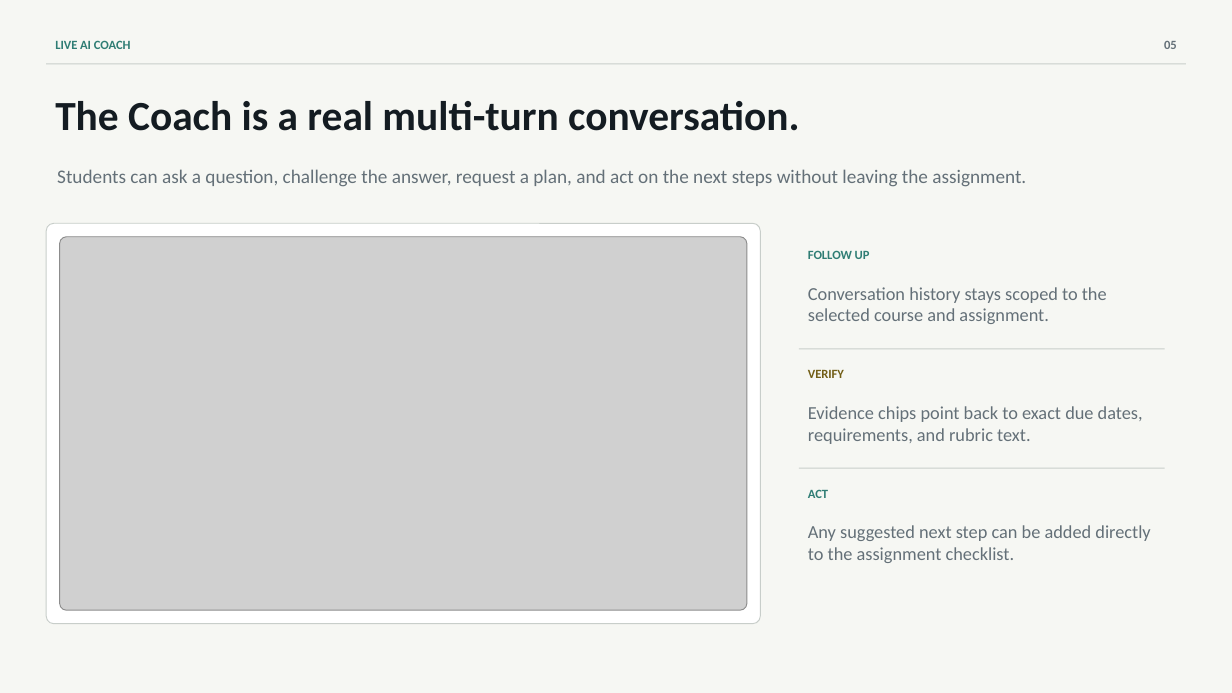
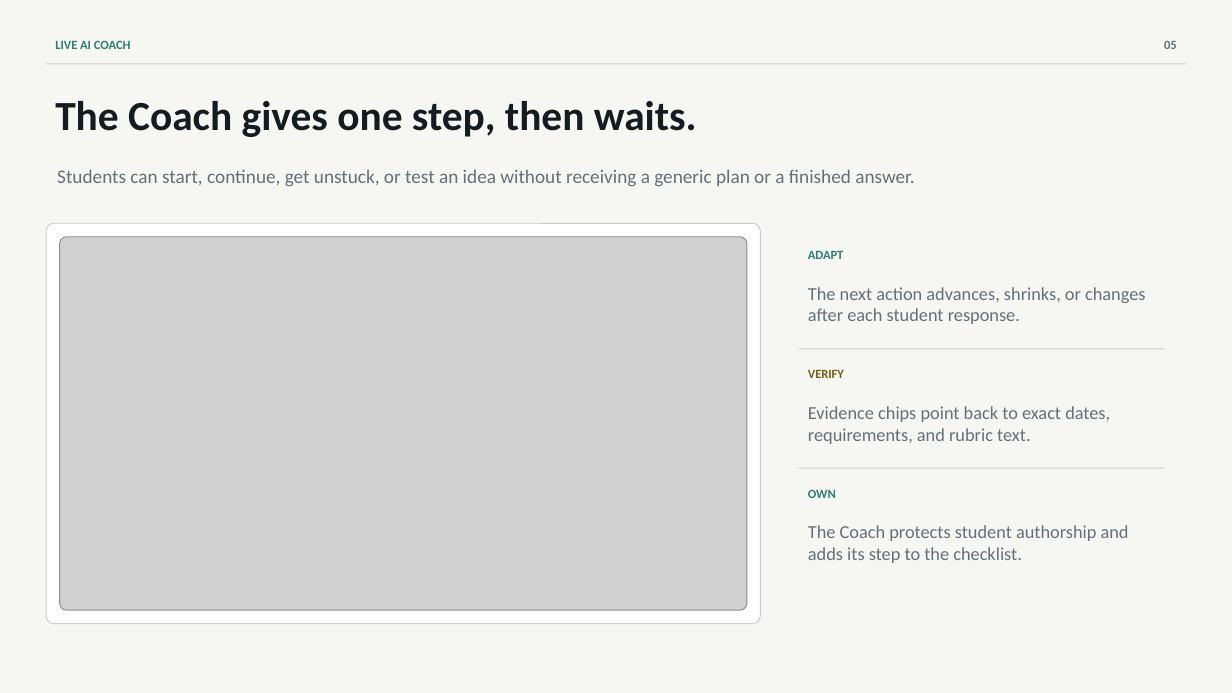
Before and after one commit to CNGEI2/classpilot-ai-website, a slide deck: slide 5 of product-presentation/ClassPilot-AI-Product-Introduction.pptx. Drawn at 1232x693 pixels with LibreOffice and Linux fonts; fonts in the diff are those of the drawing; grey boxes stand for pictures. Boxes give left, top, right and bottom in pixels: in the first picture for what was removed or moved away, otherwise in the second. Text is boxed around its words. In the diff, an @@ line names an element or a change of style, - is before the commit and + after.

```diff
--- a/product-presentation/ClassPilot-AI-Product-Introduction.pptx
+++ b/product-presentation/ClassPilot-AI-Product-Introduction.pptx
@@ text at box(55, 101, 697, 137): text changed @@
-The Coach is a real multi-turn conversation.
+The Coach gives one step, then waits.
@@ text at box(57, 169, 915, 187): text changed @@
-Students can ask a question, challenge the answer, request a plan, and act on the next steps without leaving the assignment.
+Students can start, continue, get unstuck, or test an idea without receiving a generic plan or a finished answer.
@@ text at box(808, 251, 844, 259): text changed @@
-FOLLOW UP
+ADAPT
@@ text at box(808, 287, 1145, 324): text changed @@
-Conversation history stays scoped to the selected course and assignment.
+The next action advances, shrinks, or changes after each student response.
@@ text at box(808, 406, 1110, 444): text changed @@
-Evidence chips point back to exact due dates, requirements, and rubric text.
+Evidence chips point back to exact dates, requirements, and rubric text.
@@ text at box(808, 489, 836, 498): text changed @@
-ACT
+OWN
@@ text at box(808, 525, 1129, 563): text changed @@
-Any suggested next step can be added directly to the assignment checklist.
+The Coach protects student authorship and adds its step to the checklist.
```
Also in this commit, not shown: 3 other slides changed, 2 other files.
